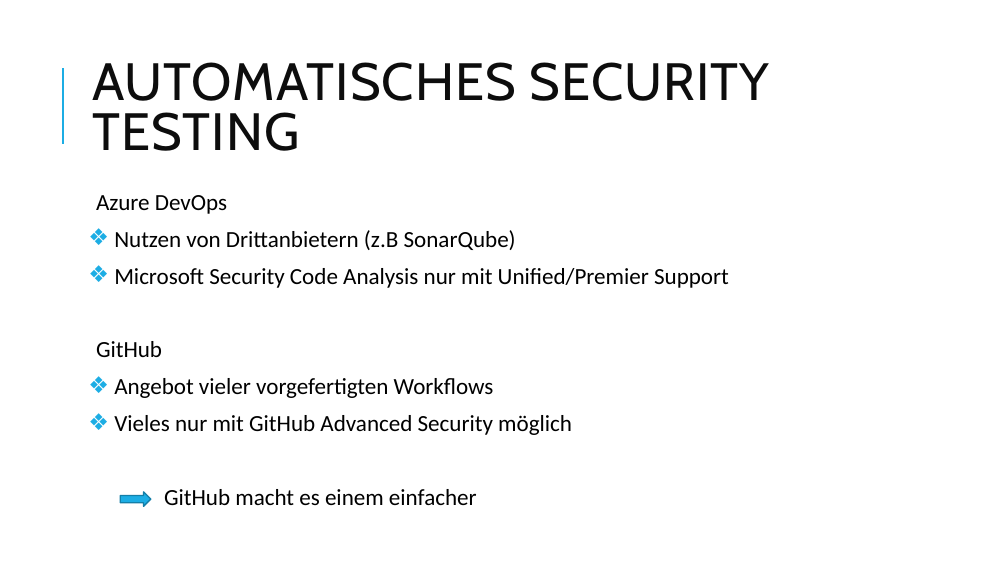
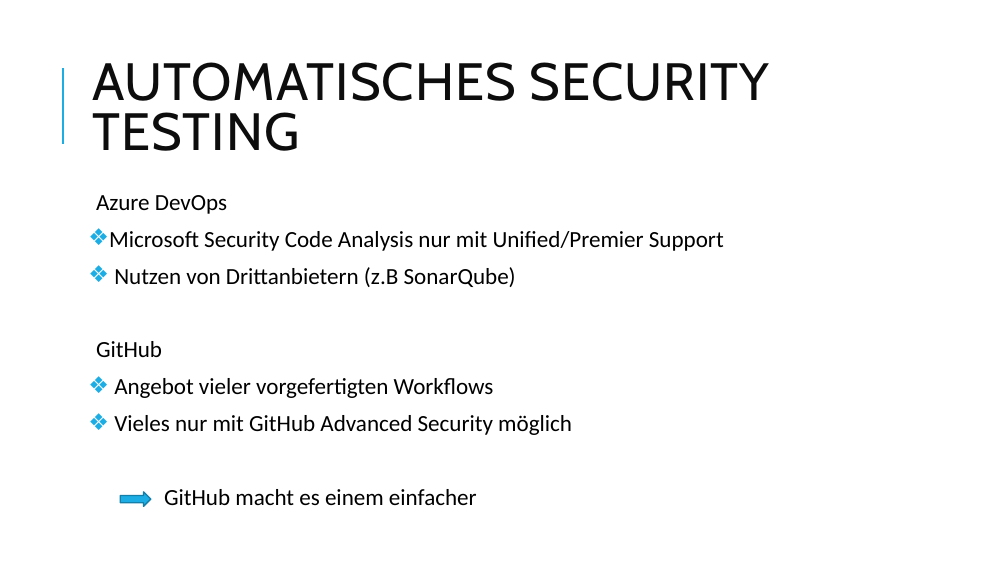
Before and after one commit to FlowBYRN/DevSecOps, a slide deck: slide 22 of DevSecOps-Präsentation.pptx (slide 19 before the commit). Drawn at 1008x567 pixels with LibreOffice and Linux fonts; fonts in the diff are those of the drawing. Boxes give left, top, right and bottom in pixels: in the first picture for what was removed or moved away, otherwise in the second. Text is boxed around its words. In the diff, an @@ line names an element or a change of style, - is before the commit and + after.

```diff
--- a/DevSecOps-Präsentation.pptx
+++ b/DevSecOps-Präsentation.pptx
@@ text at (109,231,724,251): paragraph added @@
+❖ Microsoft Security Code Analysis nur mit Unified/Premier Support
@@ text at (114,268,729,288): paragraph removed @@
-❖ Microsoft Security Code Analysis nur mit Unified/Premier Support
```
Also in this commit, not shown: 7 other slides changed, 3 slides added, 13 other files.
